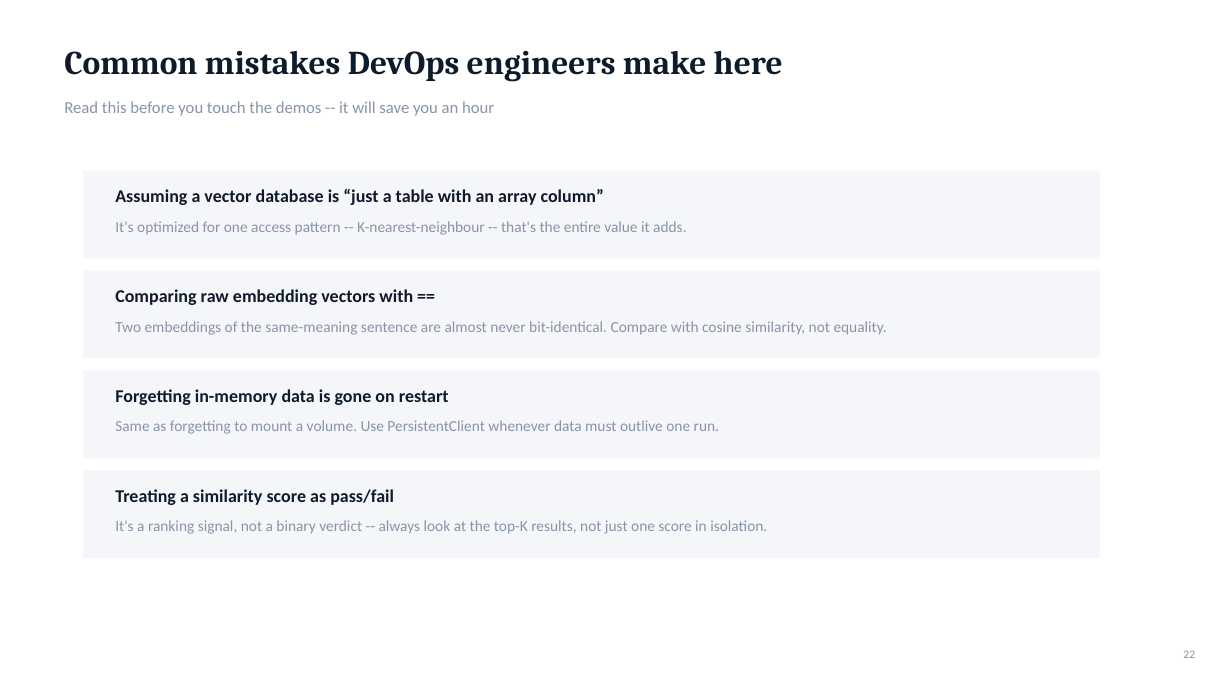
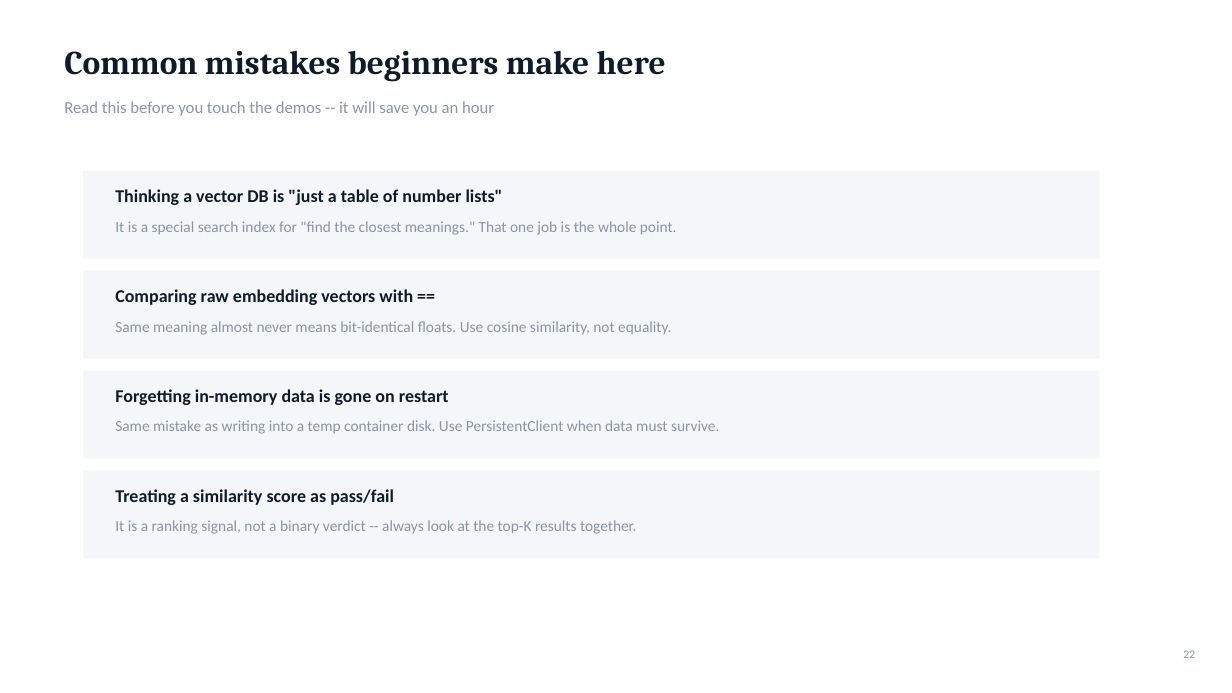
Before and after one commit to mayurb99/Agentic-AI-Series, a slide deck: slide 22 of lecture2/L2_Embeddings_VectorDatabases_DevOps.pptx. Drawn at 1232x693 pixels with LibreOffice and Linux fonts; fonts in the diff are those of the drawing. Boxes give left, top, right and bottom in pixels: in the first picture for what was removed or moved away, otherwise in the second. Text is boxed around its words. In the diff, an @@ line names an element or a change of style, - is before the commit and + after.

```diff
--- a/lecture2/L2_Embeddings_VectorDatabases_DevOps.pptx
+++ b/lecture2/L2_Embeddings_VectorDatabases_DevOps.pptx
@@ text at <box>64,50,666,82</box>: text changed @@
-Common mistakes DevOps engineers make here
+Common mistakes beginners make here
@@ text at <box>115,189,503,205</box>: text changed @@
-Assuming a vector database is “just a table with an array column”
+Thinking a vector DB is "just a table of number lists"
@@ text at <box>115,221,677,235</box>: text changed @@
-It's optimized for one access pattern -- K-nearest-neighbour -- that's the entire value it adds.
+It is a special search index for "find the closest meanings." That one job is the whole point.
@@ text at <box>115,321,671,335</box>: text changed @@
-Two embeddings of the same-meaning sentence are almost never bit-identical. Compare with cosine similarity, not equality.
+Same meaning almost never means bit-identical floats. Use cosine similarity, not equality.
@@ text at <box>115,420,719,434</box>: text changed @@
-Same as forgetting to mount a volume. Use PersistentClient whenever data must outlive one run.
+Same mistake as writing into a temp container disk. Use PersistentClient when data must survive.
@@ text at <box>115,520,636,534</box>: text changed @@
-It's a ranking signal, not a binary verdict -- always look at the top-K results, not just one score in isolation.
+It is a ranking signal, not a binary verdict -- always look at the top-K results together.
```
Also in this commit, not shown: 18 other slides changed, 3 slides added, 3 slides removed, 3 other files.
